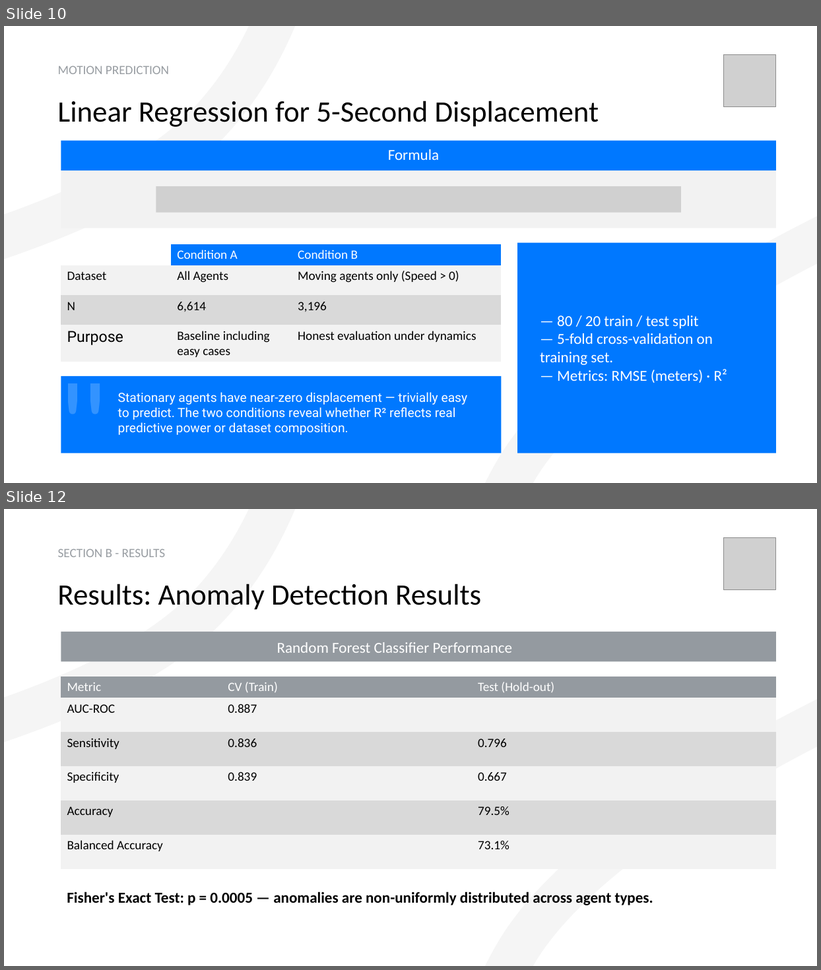
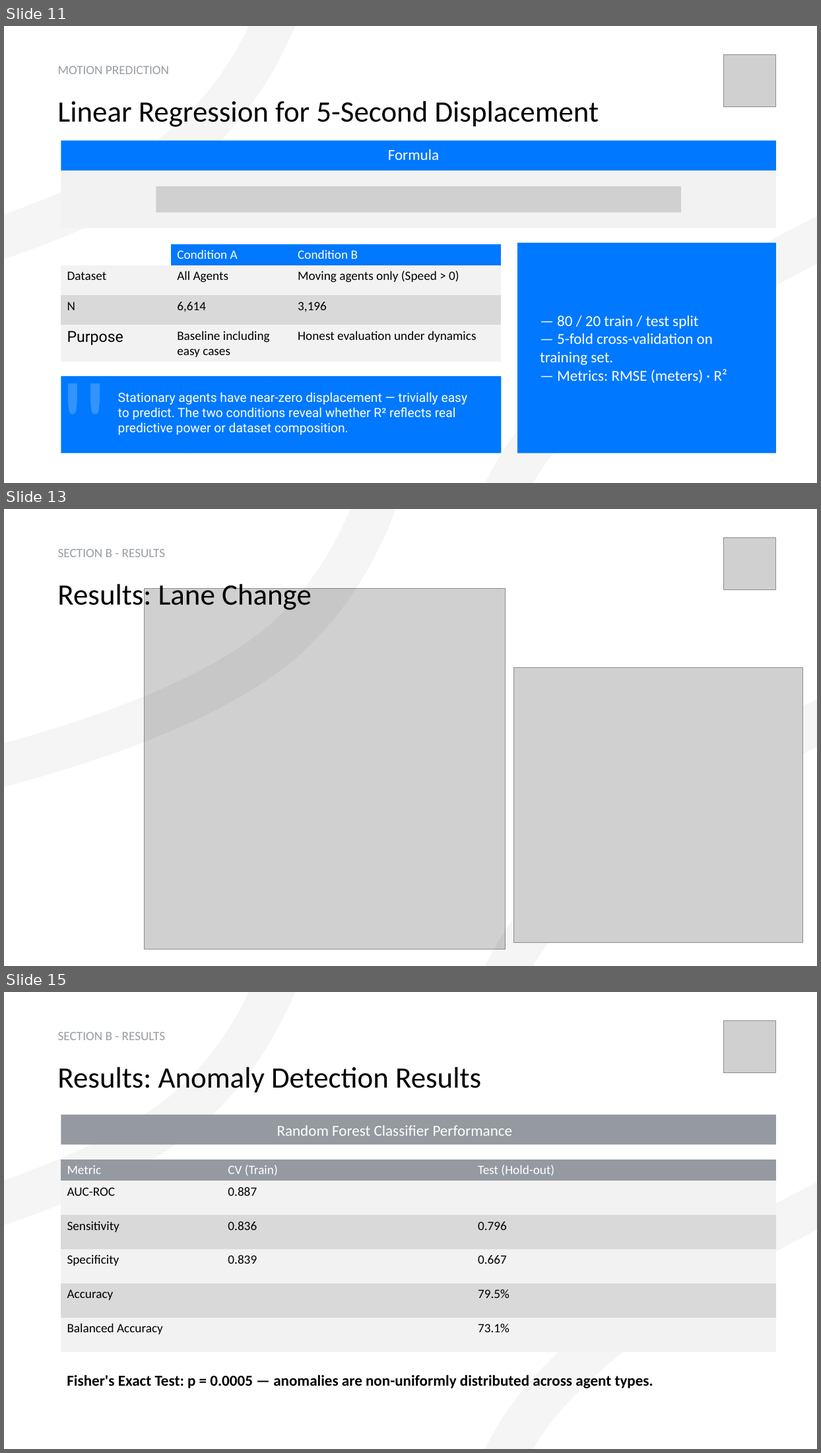
Before and after one commit to pstepanovum/womd-unsupervised-anomaly-detection, a slide deck: docs/presentation/Unsupervised Statistical Learning for Kinematic Anomaly Detection in Autonomous Driving Scenarios.pptx. Shown one above the other, each under a label of ours: slides 10 and 12 before the commit, slides 11, 13 and 15 after it; the slides between them are not shown. The pictures are 821x970 and 821x1453 pixels, drawn with LibreOffice and Linux fonts; fonts in the diff are those of the drawing; grey boxes stand for pictures; background and template pictures are left out. Boxes give left, top, right and bottom in pixels: in the first picture for what was removed or moved away, otherwise in the second. Text is boxed around its words. In the diff, an @@ line names an element or a change of style, - is before the commit and + after.

```diff
--- a/docs/presentation/Unsupervised Statistical Learning for Kinematic Anomaly Detection in Autonomous Driving Scenarios.pptx
+++ b/docs/presentation/Unsupervised Statistical Learning for Kinematic Anomaly Detection in Autonomous Driving Scenarios.pptx
@@ slide 13 added at box(4, 509, 817, 966), background #FFFFFF @@
@@ freeform shape added at box(4, 509, 704, 966), outline #000000 50 pt @@
@@ freeform shape added at box(202, 509, 817, 966), outline #000000 50 pt @@
@@ picture added at box(725, 537, 777, 590) @@
@@ title added at box(58, 549, 166, 557), 15 pt, text #989DA2 @@
+SECTION B - RESULTS
@@ text added at box(57, 580, 312, 613), 35 pt, text #000000 @@
+Results: Lane Change
@@ picture added at box(145, 588, 506, 949) @@
@@ picture added at box(514, 667, 803, 943) @@
@@ what was slide 10 is now slide 11 @@
@@ what was slide 12 is now slide 15 @@
```
Also in this commit, not shown: 2 slides changed, 2 other slides added, 1 other file.
